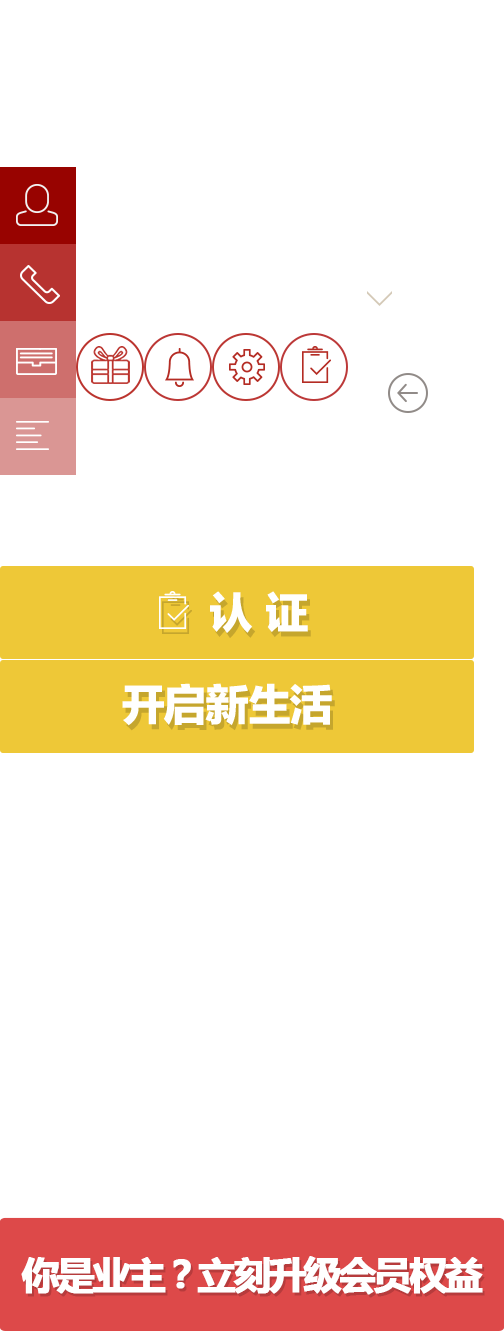
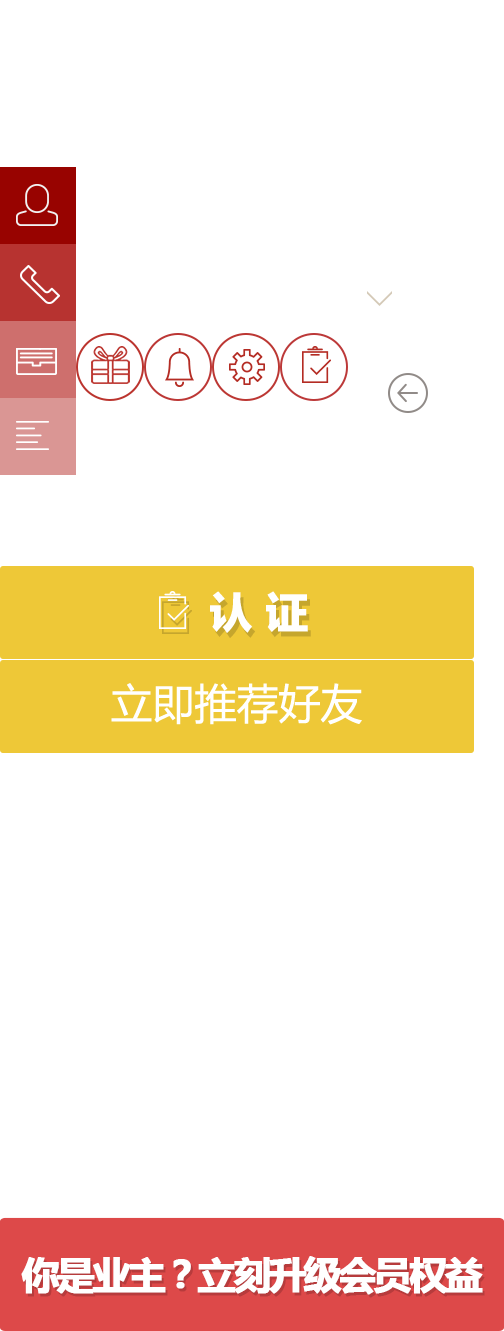
Before/after of a 504px x 1331px layered artwork. What changed in the layer stack:
added layer "立即推荐好友" above "图层 0" over [111, 683, 362, 725]
painted on "图层 0" over [122, 683, 335, 731]
